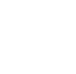
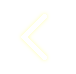
Revision of a layered 76 × 74 image; what changed, layer by layer:
showed "圖層 5", opacity 90% → 80%, painted on it over <box>18,11,50,63</box>
